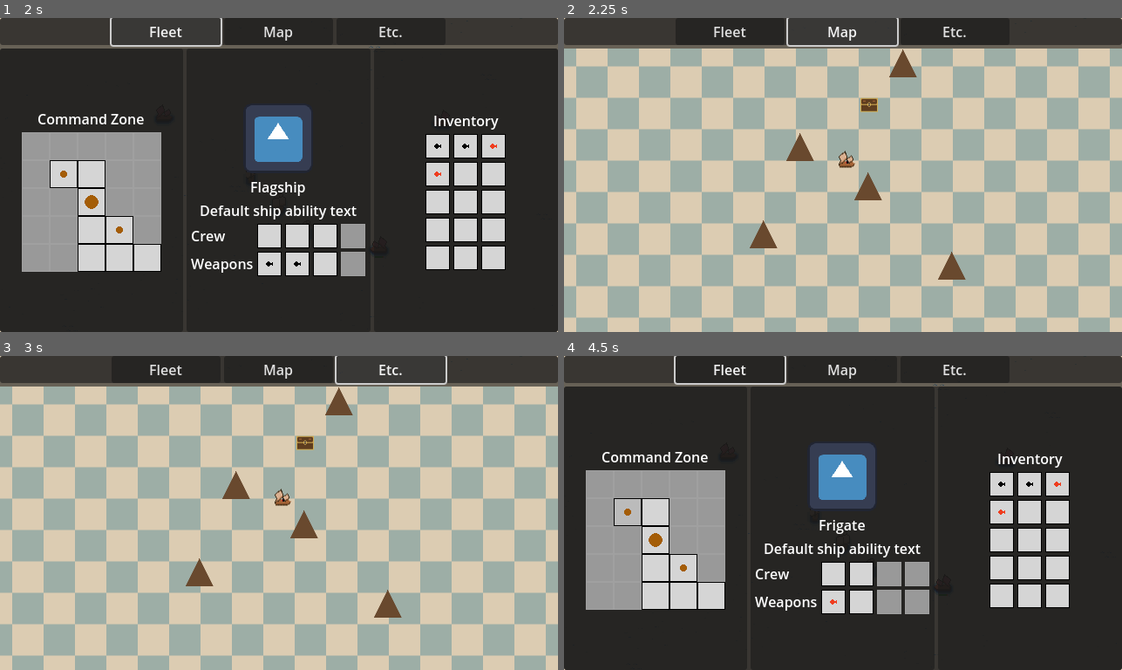
Above: before the commit, frames 1-4 (two rows, left to right).
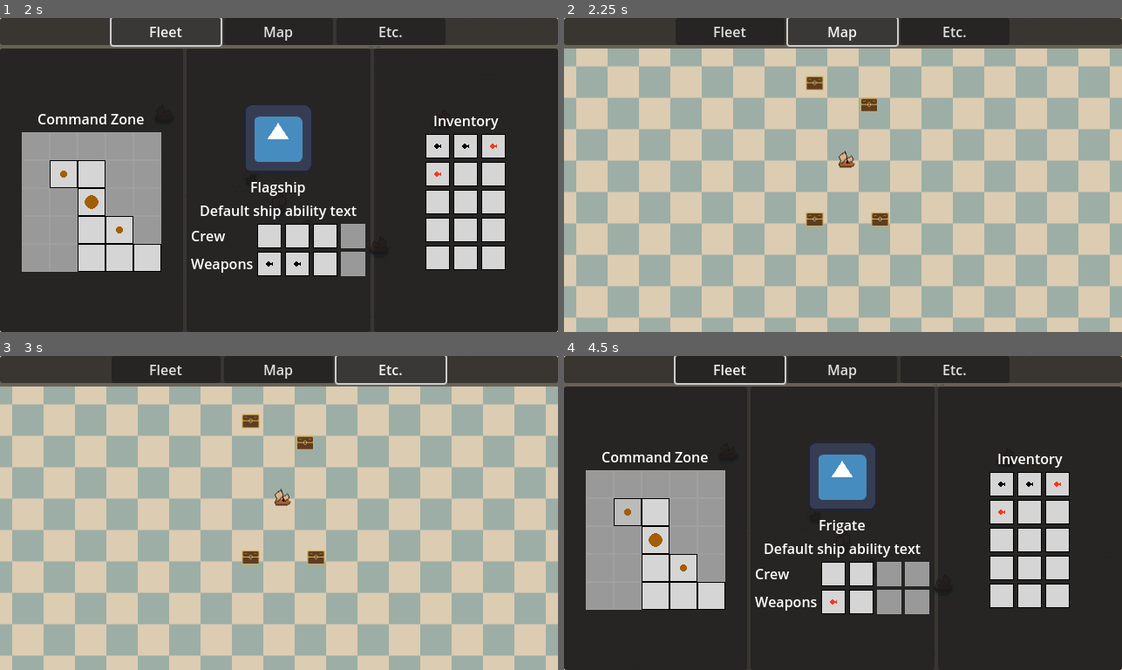
Above: after the commit, the same moments.

Repository: TDQ2/project-armada
Game: Godot game, scene res://scenes/world/world.tscn
The game is run twice, just before and just after one commit, with the same random seed, the same clock (stepped at 60 frames per second) and the same inputs. The engine's default icon, where the game draws it, is replaced by a stand-in: a white triangle on a blue panel in a dark square.
Inputs (mouse positions are in pixels of both pictures, inside the frame that each line leads up to):
- Up to frame 1 (2 s): move the mouse to (401, 159) at 0.52 s; hold F (fleet) 0.53-1.25 s; click "Fleet" at 1.25 s
- Up to frame 2 (2.25 s): click "Map" at 2 s
- Up to frame 3 (3 s): click "Etc." at 2.75 s
- Up to frame 4 (4.5 s): click "Fleet" at 3.5 s; click (625, 513) at 4.25 s

Frame 1 is identical in both runs. In frame 2, 1.6% of the frame differs, in the area x 33-73%, y 10-84%; in frame 3, 1.6%; in frame 4, nothing differs.

Commit message:
initial prototype complete

Diff:
--- a/scenes/player/armada.tscn
+++ b/scenes/player/armada.tscn
@@ -13,4 +13,5 @@
 position_smoothing_enabled = true
 
 [node name="ClickTarget" parent="." instance=ExtResource("2_4mt6j")]
+visible = false
 top_level = true
--- a/scenes/points_of_interest/children/treasure_poi.tscn
+++ b/scenes/points_of_interest/children/treasure_poi.tscn
@@ -15,10 +15,9 @@
 texture = ExtResource("2_42x7t")
 hframes = 3
 
-[node name="PoiUi" parent="." index="2"]
-visible = false
-
 [node name="TreasureUI" parent="PoiUi" index="0" instance=ExtResource("3_qto56")]
 
 [node name="CollisionShape2D" type="CollisionShape2D" parent="CollisionArea" index="0"]
 shape = SubResource("CircleShape2D_qto56")
+
+[editable path="PoiUi/TreasureUI"]
--- a/scenes/ui/map/map_ui.tscn
+++ b/scenes/ui/map/map_ui.tscn
@@ -1,9 +1,8 @@
-[gd_scene load_steps=6 format=3 uid="uid://dkqf3fl2uhoe0"]
+[gd_scene load_steps=5 format=3 uid="uid://dkqf3fl2uhoe0"]
 
 [ext_resource type="Script" uid="uid://d1x1ttbg4da5l" path="res://scripts/ui/map/map_ui.gd" id="1_0u83b"]
 [ext_resource type="Texture2D" uid="uid://i6k3706bamf3" path="res://textures/temp/temp_map_background.png" id="1_xavi5"]
 [ext_resource type="Texture2D" uid="uid://b73fw0hll0bqp" path="res://textures/icons/ship_map_icon.png" id="2_s82v8"]
-[ext_resource type="Texture2D" uid="uid://nl0atipur1bs" path="res://textures/temp/spike.png" id="3_di66v"]
 [ext_resource type="Texture2D" uid="uid://dkxlgjum3hsca" path="res://textures/weapons/cannonball_ph.png" id="5_idcp2"]
 
 [node name="MapUI" type="PanelContainer"]
@@ -35,25 +34,5 @@
 [node name="PlayerIcon" type="Sprite2D" parent="SubViewportContainer/SubViewport/Icons"]
 texture = ExtResource("2_s82v8")
 
-[node name="tempRefIcon" type="Sprite2D" parent="SubViewportContainer/SubViewport/Icons"]
-position = Vector2(24, 28)
-texture = ExtResource("3_di66v")
-
-[node name="tempRefIcon2" type="Sprite2D" parent="SubViewportContainer/SubViewport/Icons"]
-position = Vector2(-54, -17)
-texture = ExtResource("3_di66v")
-
-[node name="tempRefIcon3" type="Sprite2D" parent="SubViewportContainer/SubViewport/Icons"]
-position = Vector2(-96, 83)
-texture = ExtResource("3_di66v")
-
-[node name="tempRefIcon4" type="Sprite2D" parent="SubViewportContainer/SubViewport/Icons"]
-position = Vector2(64, -113)
-texture = ExtResource("3_di66v")
-
-[node name="tempRefIcon5" type="Sprite2D" parent="SubViewportContainer/SubViewport/Icons"]
-position = Vector2(120, 119)
-texture = ExtResource("3_di66v")
-
 [node name="tempCenter" type="Sprite2D" parent="SubViewportContainer/SubViewport/Icons"]
 texture = ExtResource("5_idcp2")
--- a/scenes/ui/poi/treasure_ui.tscn
+++ b/scenes/ui/poi/treasure_ui.tscn
@@ -1,7 +1,6 @@
-[gd_scene load_steps=4 format=3 uid="uid://dcrsqfxm8jhni"]
+[gd_scene load_steps=3 format=3 uid="uid://dcrsqfxm8jhni"]
 
 [ext_resource type="Texture2D" uid="uid://cd6xo5r8dqkid" path="res://textures/weapons/cannon_ph.png" id="1_ecf6v"]
-[ext_resource type="Script" uid="uid://dxje5jig7ojux" path="res://scripts/ui/poi/treasure_ui.gd" id="1_f8v2i"]
 [ext_resource type="Texture2D" uid="uid://ddne6sf8mhmva" path="res://textures/poi/open_treasure.png" id="2_f8v2i"]
 
 [node name="TreasureUI" type="PanelContainer"]
@@ -11,9 +10,12 @@
 anchor_top = 0.5
 anchor_right = 0.5
 anchor_bottom = 0.5
+offset_left = -150.0
+offset_top = -150.0
+offset_right = 150.0
+offset_bottom = 150.0
 grow_horizontal = 2
 grow_vertical = 2
-script = ExtResource("1_f8v2i")
 
 [node name="VBoxContainer" type="VBoxContainer" parent="."]
 layout_mode = 2
@@ -26,7 +28,7 @@
 layout_mode = 2
 size_flags_horizontal = 3
 
-[node name="TextureRect" type="TextureRect" parent="VBoxContainer/RewardBoxContainer2"]
+[node name="RewardTextureRect" type="TextureRect" parent="VBoxContainer/RewardBoxContainer2"]
 custom_minimum_size = Vector2(36, 100)
 layout_mode = 2
 size_flags_horizontal = 3
@@ -46,7 +48,7 @@
 layout_mode = 2
 size_flags_horizontal = 3
 
-[node name="TextureRect" type="TextureRect" parent="VBoxContainer/TreasureBoxContainer"]
+[node name="TreasureTextureRect" type="TextureRect" parent="VBoxContainer/TreasureBoxContainer"]
 custom_minimum_size = Vector2(36, 100)
 layout_mode = 2
 size_flags_horizontal = 3
--- a/scripts/globals/Commands.gd
+++ b/scripts/globals/Commands.gd
@@ -18,7 +18,9 @@
 		CommandEvents.cz_cell_selected.emit(command_zone_cell.ship)
 
 func select_flagship() -> void:
+	print("selecting flagship")
 	var flagship := command_zone.get_flagship()
+	State.run_state.selected_cz_coords = State.run_state.flagship_coords
 	CommandEvents.cz_cell_selected.emit(flagship)
 
 # Write Commands
@@ -48,8 +50,12 @@
 	CommandEvents.emit_cz_cell_selected(selected_cz_cell.ship)
 	CommandEvents.emit_ship_updated(selected_cz_cell.ship)
 
-func add_item_to_inventory(idx: int, item_data: ItemData) -> void:
+func add_item_to_inventory_at_idx(idx: int, item_data: ItemData) -> void:
 	inventory.set_item(idx, item_data)
+	CommandEvents.emit_inventory_changed(inventory)
+
+func add_item_to_inventory(item_data: ItemData) -> void:
+	inventory.add_item(item_data)
 	CommandEvents.emit_inventory_changed(inventory)
 
 func swap_inventory_cells(idx1: int, idx2: int) -> void:
@@ -65,4 +71,4 @@
 
 func clear_poi(poi_data: PoiData) -> void:
 	poi_data.cleared = true #TODO, does this need to interface with RunState instead of direct access here?
-	CommandEvents
+	CommandEvents.emit_poi_cleared(poi_data)
--- a/scripts/globals/Data.gd
+++ b/scripts/globals/Data.gd
@@ -12,6 +12,8 @@
 
 const SHIP_SPACING := 32
 const WEAPON_UNIT_RANGE := 16
+
+const COMMON_WEAPONS: Array[WeaponType] = [WeaponType.STANDARD_CANNON, WeaponType.INCENDIARY_CANNON]
 
 var world_ships: Dictionary[ShipType, PackedScene] = {
 	ShipType.FLAGSHIP1: preload("res://scenes/player_ships/children/flagship_1.tscn"),
@@ -86,7 +88,7 @@
 func create_poi(poi_type: PoiType, position: Vector2 = Vector2(0,0)) -> PoiData:
 	match poi_type:
 		PoiType.TREASURE:
-			return PoiData.new(position, poi_type)
+			return PoiData.new(position, poi_type, [], [], [create_weapon(COMMON_WEAPONS.pick_random())])
 
 	assert(false, "Attempted to create a PoiType which was not defined in the ship factory")
 	return
--- a/scripts/player_weapons/base/weapon_base.gd
+++ b/scripts/player_weapons/base/weapon_base.gd
@@ -49,7 +49,7 @@
 	cooldown_timer.wait_time = duration_
 
 func _set_on_hit_component(weapon_data_: WeaponData) -> void:
-	print("setting on hit. damage = " + str(weapon_data_.damage))
+	#print("setting on hit. damage = " + str(weapon_data_.damage))
 	on_hit_data = OnHitData.new(weapon_data_.damage, weapon_data_.status_effects)
 
 func _acquire_target(area: Area2D) -> void:
--- a/scripts/poi/base/point_of_interest_base.gd
+++ b/scripts/poi/base/point_of_interest_base.gd
@@ -8,7 +8,6 @@
 @onready var collisionArea: Area2D = $CollisionArea
 
 func _ready() -> void:
-	print("running poi base ready")
 	poiUi.hide()
 	collisionArea.area_entered.connect(_show_ui)
 
--- a/scripts/poi/children/treasure_poi.gd
+++ b/scripts/poi/children/treasure_poi.gd
@@ -1,10 +1,26 @@
 extends PoiBase
 
 @onready var unclearedSprite: Sprite2D = $UnclearedSprite
+@onready var doneButton: Button = $PoiUi/TreasureUI/VBoxContainer/DoneButton
+@onready var rewardTextureRect: TextureRect = $PoiUi/TreasureUI/VBoxContainer/RewardBoxContainer2/RewardTextureRect
 
 func _ready() -> void:
 	super()
+	doneButton.pressed.connect(_handle_done_button_pressed)
 	var uncleared_sprite_tween = create_tween()
 	uncleared_sprite_tween.set_loops()
 	uncleared_sprite_tween.tween_property(unclearedSprite, "frame", 2, 1.0)
 	uncleared_sprite_tween.tween_property(unclearedSprite, "frame", 0, 1.0)
+
+func setup(poi_data_: PoiData): #overwrites parents
+	poi_data = poi_data_
+	position = poi_data.position
+	assert(poi_data.weapons.size() == 1)
+	rewardTextureRect.texture = poi_data.weapons[0].ui_icon
+
+func _handle_done_button_pressed() -> void:
+	# TODO: this should long term be handled by a command which interacts with the run state
+	Commands.clear_poi(poi_data)
+	assert(poi_data.weapons.size() == 1)
+	Commands.add_item_to_inventory(poi_data.weapons[0])
+	get_tree().paused = false
--- a/scripts/resources/inventory.gd
+++ b/scripts/resources/inventory.gd
@@ -11,3 +11,10 @@
 
 func set_item(idx: int, item_data: ItemData) -> void:
 	items[idx] = item_data
+
+func add_item(item_data: ItemData) -> void:
+	for i in items.size():
+		if items[i] == null:
+			items[i] = item_data
+			return
+	#TODO: Need to handle running out of inventory space
--- a/scripts/resources/poi_data.gd
+++ b/scripts/resources/poi_data.gd
@@ -3,12 +3,22 @@
 
 @export var position: Vector2
 @export var type: Data.PoiType
+@export var ships: Array[ShipData]
+@export var crew: Array[CrewData]
+@export var weapons: Array[WeaponData]
 @export var cleared: bool
+
 
 func _init(
 	position_: Vector2,
 	type_: Data.PoiType,
+	ships_: Array[ShipData],
+	crew_: Array[CrewData],
+	weapons_: Array[WeaponData],
 	cleared_: bool = false) -> void:
 	position = position_
 	type = type_
+	ships = ships_
+	weapons = weapons_
+	crew = crew_
 	cleared = cleared_
--- a/scripts/status_effects/base/status_effect_base.gd
+++ b/scripts/status_effects/base/status_effect_base.gd
@@ -27,5 +27,5 @@
 	call_deferred("queue_free")
 
 func reapply() -> void:
-	print("reapplying status effect")
+	#print("reapplying status effect")
 	expiration_timer.start(expiration_time)
--- a/scripts/ui/fleet_management/inventory_grid_ui.gd
+++ b/scripts/ui/fleet_management/inventory_grid_ui.gd
@@ -4,10 +4,10 @@
 	CommandEvents.inventory_changed.connect(_refresh_inventory)
 
 	# test data
-	Commands.add_item_to_inventory(0, Data.create_weapon(Data.WeaponType.STANDARD_CANNON))
-	Commands.add_item_to_inventory(1, Data.create_weapon(Data.WeaponType.STANDARD_CANNON))
-	Commands.add_item_to_inventory(2, Data.create_weapon(Data.WeaponType.INCENDIARY_CANNON))
-	Commands.add_item_to_inventory(3, Data.create_weapon(Data.WeaponType.INCENDIARY_CANNON))
+	Commands.add_item_to_inventory_at_idx(0, Data.create_weapon(Data.WeaponType.STANDARD_CANNON))
+	Commands.add_item_to_inventory_at_idx(1, Data.create_weapon(Data.WeaponType.STANDARD_CANNON))
+	Commands.add_item_to_inventory_at_idx(2, Data.create_weapon(Data.WeaponType.INCENDIARY_CANNON))
+	Commands.add_item_to_inventory_at_idx(3, Data.create_weapon(Data.WeaponType.INCENDIARY_CANNON))
 
 func _refresh_inventory(inventory: Inventory) -> void:
 	for i in inventory.items.size():
--- a/scripts/ui/map/map_ui.gd
+++ b/scripts/ui/map/map_ui.gd
@@ -11,7 +11,8 @@
 @onready var icons_container: Node2D = $SubViewportContainer/SubViewport/Icons
 
 func _ready() -> void:
-	CommandEvents.poi_added.connect(_handle_add_poi)
+	CommandEvents.poi_added.connect(_handle_poi_added)
+	CommandEvents.poi_cleared.connect(_handle_poi_cleared)
 
 func setup(player_world_node_: Node2D) -> void:
 	player_world_node = player_world_node_
@@ -20,9 +21,16 @@
 	if player_world_node != null:
 		player_icon.global_position = Vector2(player_world_node.global_position.x / _map_horizontal_scale, player_world_node.global_position.y / _map_vertical_scale)
 
-func _handle_add_poi(poi_data: PoiData) -> void:
+func _handle_poi_added(poi_data: PoiData) -> void:
+	if poi_data.cleared:
+		return
 	var map_icon := Sprite2D.new()
 	icons_container.add_child(map_icon)
 	map_icon.texture = Data.map_poi_icons[poi_data.type]
 	map_icon.position = Vector2(poi_data.position.x / _map_horizontal_scale, poi_data.position.y / _map_vertical_scale)
 	poi_data_to_icon[poi_data] = map_icon
+
+func _handle_poi_cleared(poi_data: PoiData) -> void:
+	var poi_icon = poi_data_to_icon[poi_data]
+	poi_data_to_icon.erase(poi_data)
+	poi_icon.queue_free()
--- a/scripts/ui/poi/treasure_ui.gd
+++ /dev/null
@@ -1,11 +0,0 @@
-extends PanelContainer
-
-@onready var doneButton: Button = $VBoxContainer/DoneButton
-
-func _ready() -> void:
-	doneButton.pressed.connect(_handle_done_button_pressed)
-
-func _handle_done_button_pressed() -> void:
-	# TODO: this should long term be handled by a command which interacts with the run state
-	get_tree().paused = false
-	get_parent().hide()
--- a/scripts/world/world.gd
+++ b/scripts/world/world.gd
@@ -11,6 +11,7 @@
 	WorldEvents.player_weapon_fired.connect(_handle_player_weapon_fired)
 	WorldEvents.enemy_weapon_fired.connect(_handle_enemy_weapon_fired)
 	CommandEvents.poi_added.connect(_handle_poi_added)
+	CommandEvents.poi_cleared.connect(_handle_poi_cleared)
 	#var poi_datas = _create_pois()
 	map_ui.setup(armada)
 	_create_pois()
@@ -18,8 +19,14 @@
 
 func _create_pois() -> void:
 	#TODO eventually place random POI generation here
-	var poi_data := Data.create_poi(Data.PoiType.TREASURE, Vector2(200, -550))
-	Commands.add_poi(poi_data)
+	var poi_data0 := Data.create_poi(Data.PoiType.TREASURE, Vector2(200, -550))
+	var poi_data1 := Data.create_poi(Data.PoiType.TREASURE, Vector2(-300, -750))
+	var poi_data2 := Data.create_poi(Data.PoiType.TREASURE, Vector2(300, 500))
+	var poi_data3 := Data.create_poi(Data.PoiType.TREASURE, Vector2(-300, 500))
+	Commands.add_poi(poi_data0)
+	Commands.add_poi(poi_data1)
+	Commands.add_poi(poi_data2)
+	Commands.add_poi(poi_data3)
 
 func _handle_player_weapon_fired(player_projectile_type: Data.PlayerProjectileType, pos: Vector2, direction: Vector2, on_hit: OnHitData) -> void:
 	#print("player_weapon_fired in world")
@@ -36,8 +43,17 @@
 	projectile.setup(pos, direction, on_hit)
 
 func _handle_poi_added(poi_data: PoiData) -> void:
+	print("poi added to world")
+	if poi_data.cleared:
+		return
 	var poi_scene := Data.world_pois[poi_data.type]
 	var poi: PoiBase = poi_scene.instantiate()
 	poi_container.add_child(poi)
 	poi.setup(poi_data)
 	poi_data_to_world[poi_data] = poi
+
+func _handle_poi_cleared(poi_data: PoiData) -> void:
+	print("poi cleared from 	world")
+	var world_poi = poi_data_to_world[poi_data]
+	poi_data_to_world.erase(poi_data)
+	world_poi.queue_free()
Not shown, removed: scripts/ui/poi/treasure_ui.gd.uid
